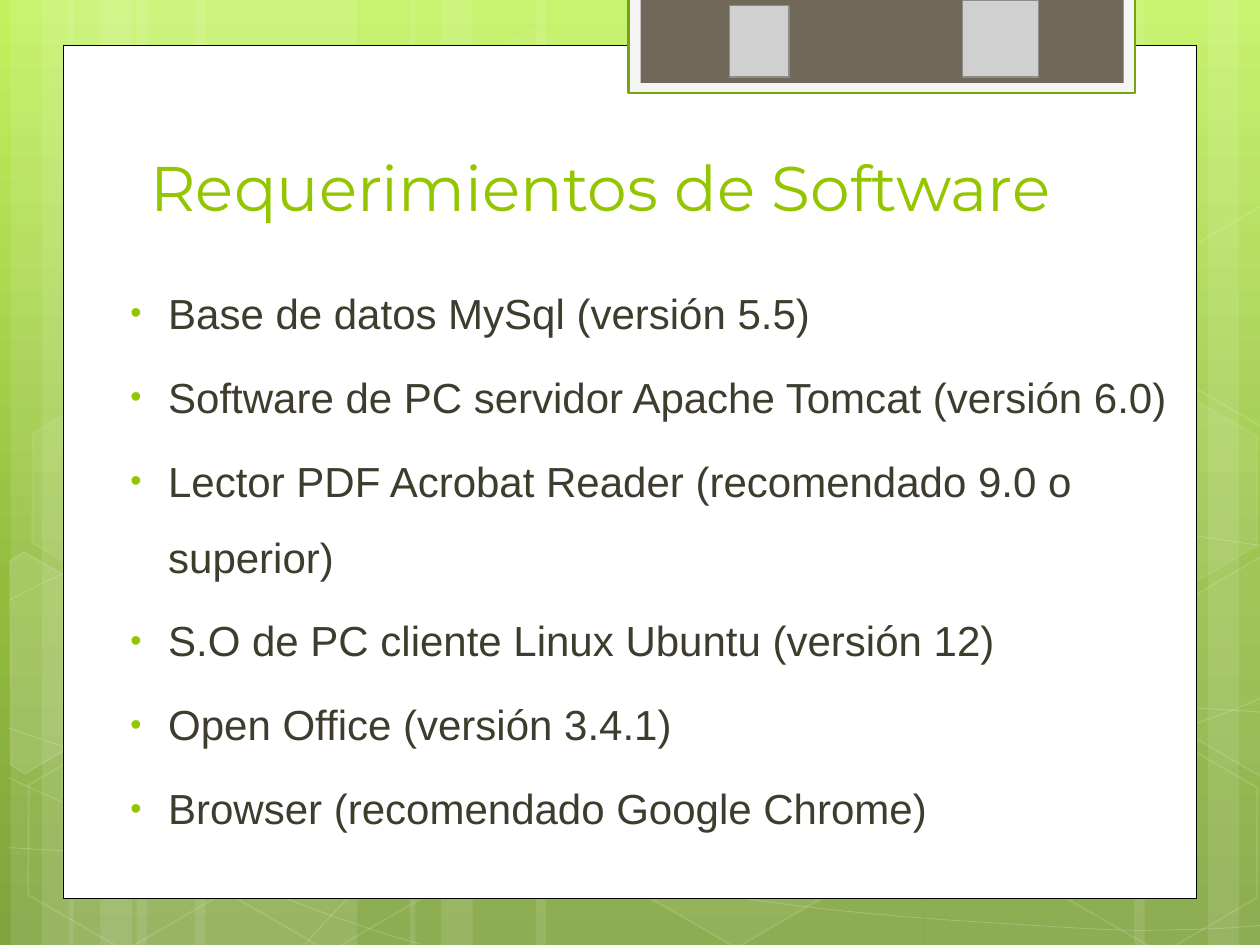
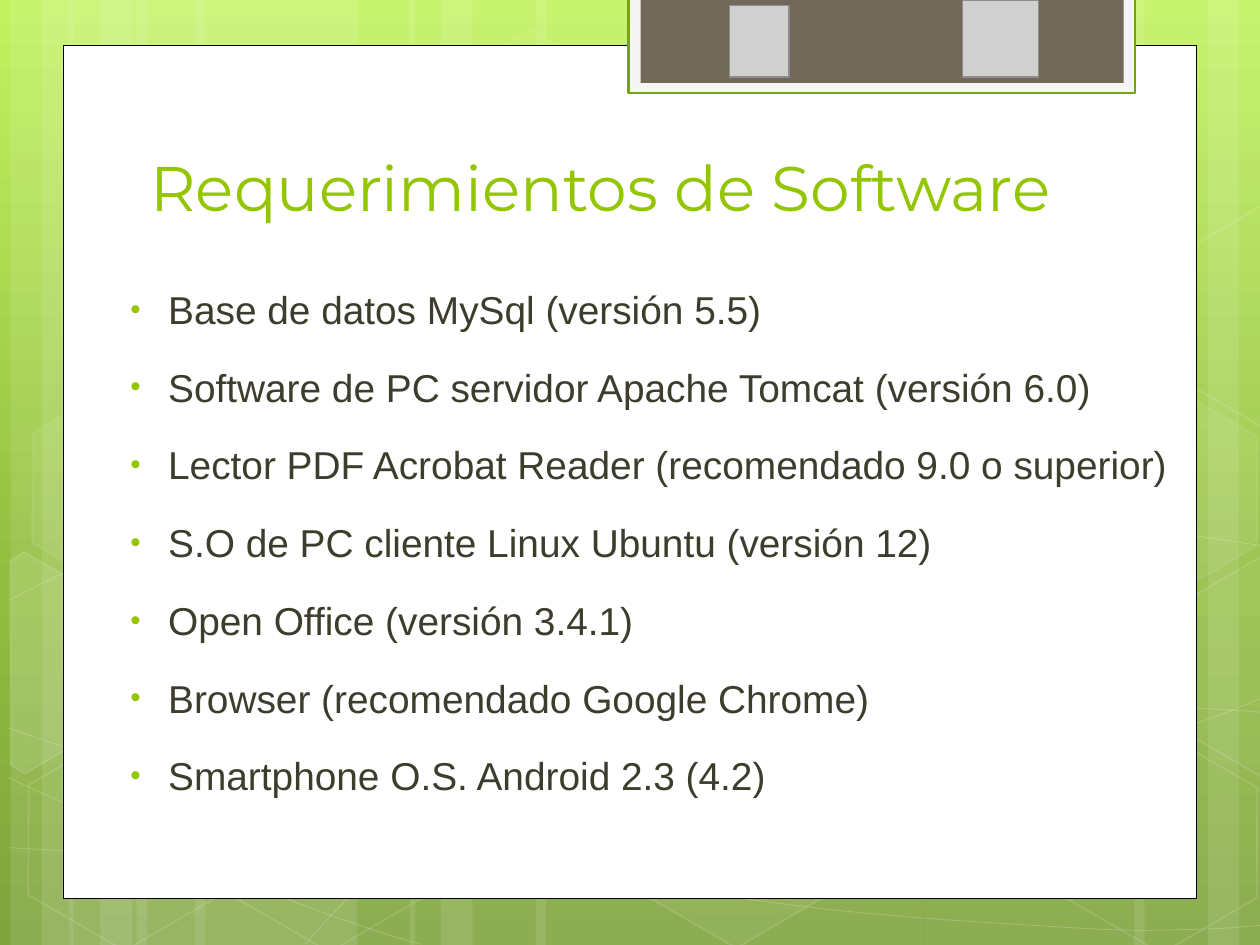
Before and after one commit to ptissera/habilitacion-profesional-2012-4k4, a slide deck: slide 31 of Documentacion/Proyecto/Presentacion Final/Exposicion Final.pptx. Drawn at 1260x945 pixels with LibreOffice and Linux fonts; fonts in the diff are those of the drawing; grey boxes stand for pictures. Boxes give left, top, right and bottom in pixels: in the first picture for what was removed or moved away, otherwise in the second. Text is boxed around its words. In the diff, an @@ line names an element or a change of style, - is before the commit and + after.

```diff
--- a/Documentacion/Proyecto/Presentacion Final/Exposicion Final.pptx
+++ b/Documentacion/Proyecto/Presentacion Final/Exposicion Final.pptx
@@ text at box(168, 295, 1167, 720): size 24 to 22.2 pt in "Base de datos MySql (versión 5.5)", "Software de PC servidor Apache Tomcat (versión ...", "Lector PDF Acrobat Reader (recomendado 9.0 o ...", "S.O de PC cliente Linux Ubuntu (versión ..." and 2 more places @@
@@ text at box(168, 762, 766, 798): paragraph added @@
+• Smartphone O.S. Android 2.3 (4.2)
```
Also in this commit, not shown: 2 other slides changed.
